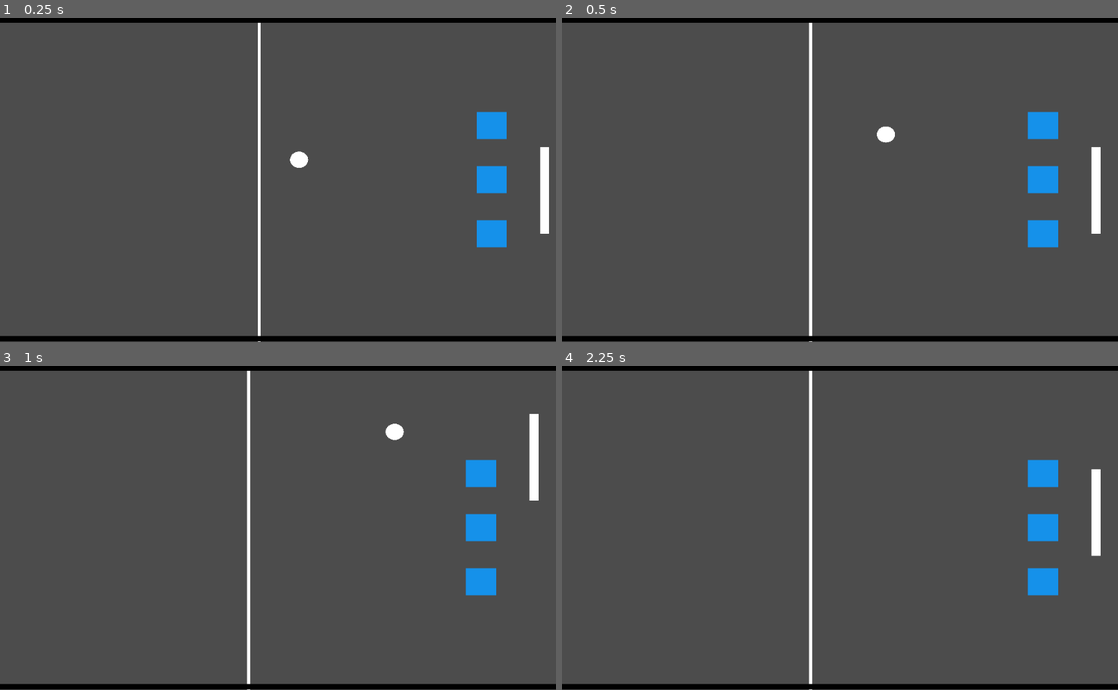
Above: before the commit, frames 1-4 (two rows, left to right).
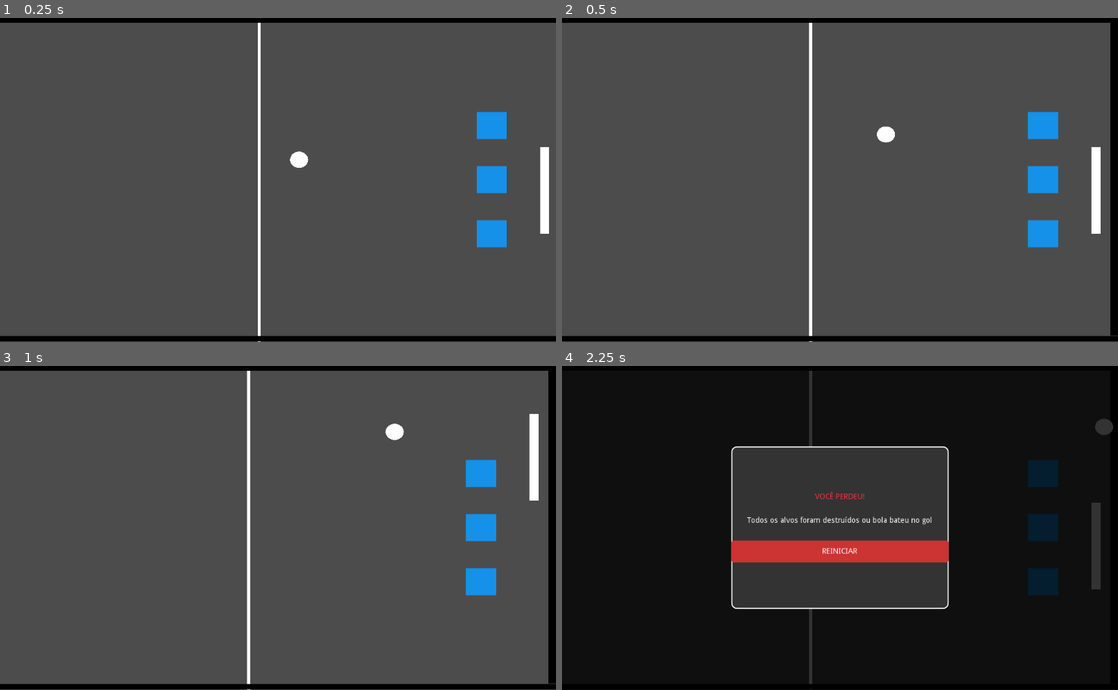
Above: after the commit, the same moments.

Repository: cebuliski/RevoltaDoPong
Game: Godot game, scene res://Jogo.tscn
The game is run twice, just before and just after one commit, with the same random seed, the same clock (stepped at 60 frames per second) and the same inputs.
Inputs:
- Up to frame 1 (0.25 s): no input
- Up to frame 2 (0.5 s): no input
- Up to frame 3 (1 s): hold Up (ui_up) from 0.53 s (still down)
- Up to frame 4 (2.25 s): release Up (ui_up) at 1.28 s; hold Down (ui_down) 1.28-2.03 s; hold Up (ui_up) from 2.03 s (still down)

Frame 1 is identical in both runs. In frame 2, 1.3% of the frame differs, in the area x 98-100%, y 1-99%; in frame 3, 1.3%; in frame 4, 96%, in the area x 0-100%, y 1-100%.

Commit message:
chore: godot

Diff:
--- a/Jogo.tscn
+++ b/Jogo.tscn
@@ -7,7 +7,10 @@
 [ext_resource path="res://Jogo.gd" type="Script" id=5]
 
 [sub_resource type="RectangleShape2D" id=1]
-extents = Vector2( 512, 5 )
+extents = Vector2( 511.359, 5 )
+
+[sub_resource type="RectangleShape2D" id=10]
+extents = Vector2( 7, 289 )
 
 [sub_resource type="RectangleShape2D" id=3]
 extents = Vector2( 25, 25 )
@@ -68,7 +71,7 @@
 color = Color( 0, 0, 0, 1 )
 
 [node name="ColisaoParede" type="CollisionShape2D" parent="Paredes"]
-position = Vector2( 513, 5 )
+position = Vector2( 513.641, 5 )
 shape = SubResource( 1 )
 
 [node name="ParedesInferior" type="StaticBody2D" parent="."]
@@ -81,8 +84,21 @@
 color = Color( 0, 0, 0, 1 )
 
 [node name="ColisaoParede" type="CollisionShape2D" parent="ParedesInferior"]
-position = Vector2( 515, 593 )
+position = Vector2( 513.719, 593 )
 shape = SubResource( 1 )
+
+[node name="ParedeLateral1" type="StaticBody2D" parent="." groups=["parede_game_over"]]
+
+[node name="Visual" type="ColorRect" parent="ParedeLateral1"]
+margin_left = 1011.0
+margin_top = 10.0
+margin_right = 1025.0
+margin_bottom = 588.0
+color = Color( 0, 0, 0, 1 )
+
+[node name="CollisionShape2D" type="CollisionShape2D" parent="ParedeLateral1"]
+position = Vector2( 1018, 299 )
+shape = SubResource( 10 )
 
 [node name="Alvo" parent="." instance=ExtResource( 4 )]
 modulate = Color( 0.0823529, 0.568627, 0.917647, 1 )
@@ -188,7 +204,7 @@
 margin_right = 400.0
 margin_bottom = 144.0
 custom_colors/font_color = Color( 1, 1, 1, 1 )
-text = "Todos os alvos foram destruídos!"
+text = "Todos os alvos foram destruídos ou bola bateu no gol"
 align = 1
 valign = 1
 
Not shown: 1 places in Jogo.tscn that only renumber resources
